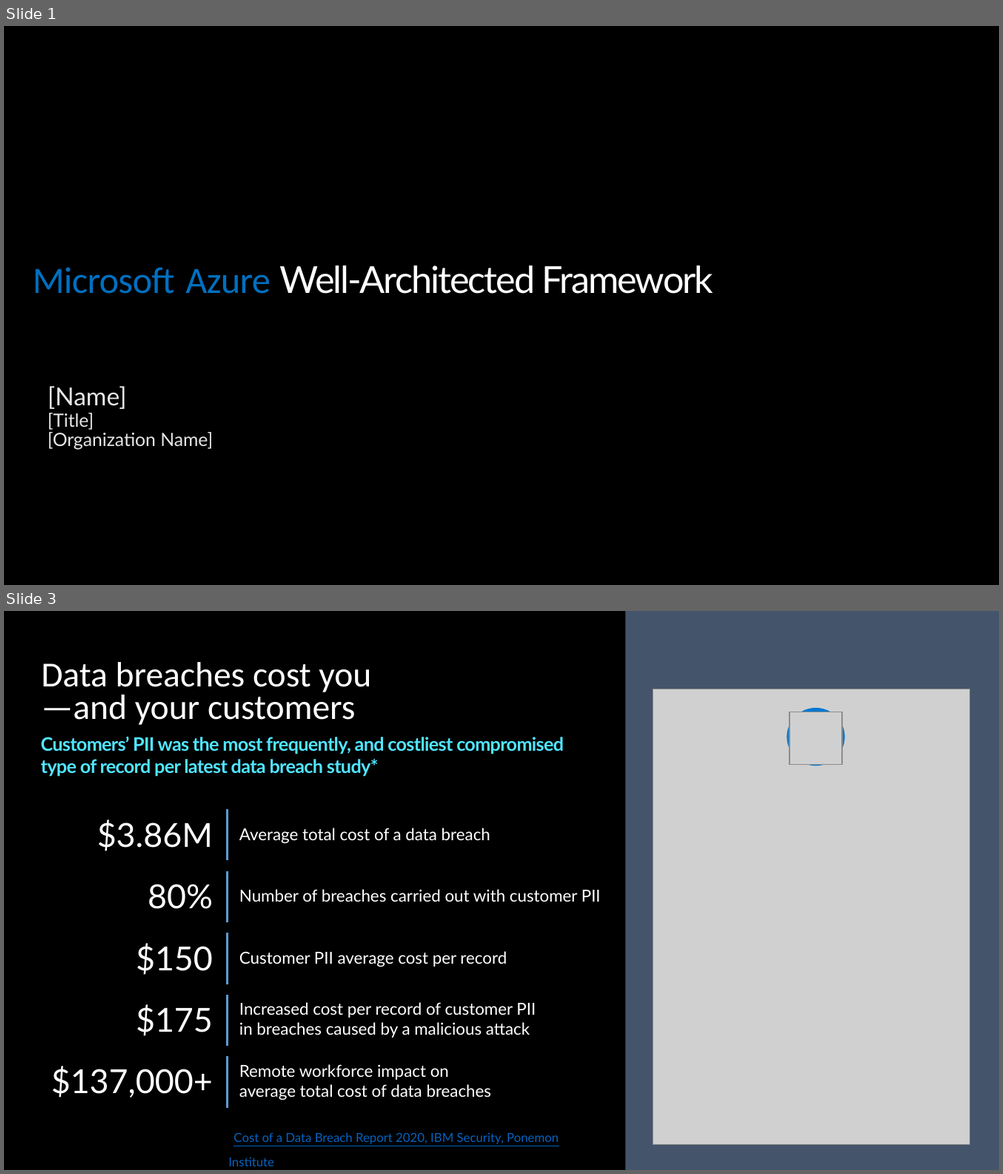
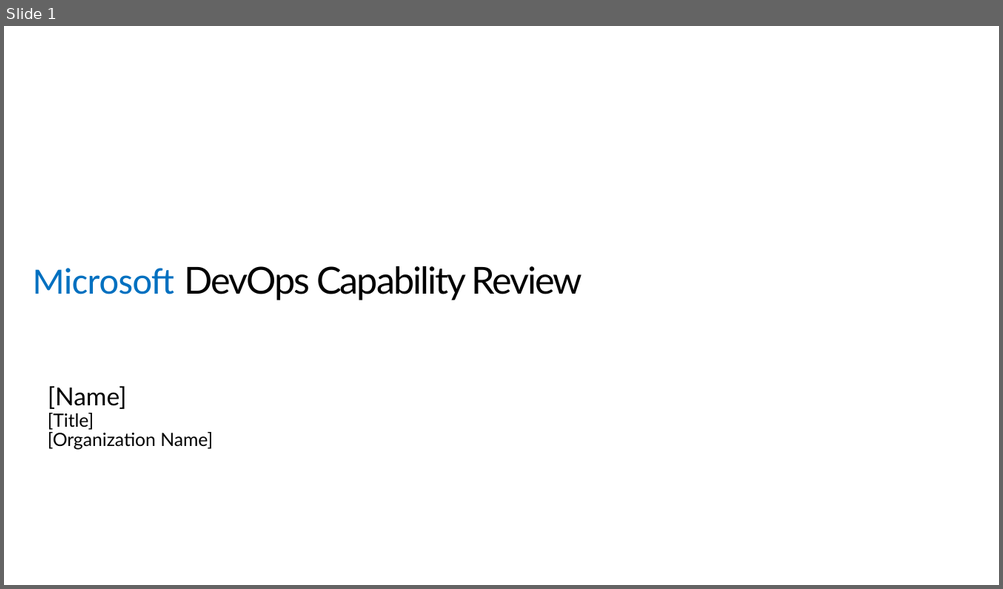
Before and after one commit to Azure/WellArchitected-Tools, a slide deck: WARP/devops/PnP_PowerPointReport_Template.pptx. Shown one above the other, each under a label of ours: slides 1 and 3 before the commit, slide 1 after it; the slides between them are not shown. The pictures are 1003x1174 and 1003x589 pixels, drawn with LibreOffice and Linux fonts; fonts in the diff are those of the drawing; grey boxes stand for pictures. Boxes give left, top, right and bottom in pixels: in the first picture for what was removed or moved away, otherwise in the second. Text is boxed around its words. In the diff, an @@ line names an element or a change of style, - is before the commit and + after.

```diff
--- a/WARP/devops/PnP_PowerPointReport_Template.pptx
+++ b/WARP/devops/PnP_PowerPointReport_Template.pptx
@@ slide 3 removed at (x1=4, y1=611, x2=999, y2=1170), background #000000 @@
@@ rectangle removed at (x1=626, y1=611, x2=999, y2=1170) @@
@@ title removed at (x1=41, y1=662, x2=371, y2=725) @@
-Data breaches cost you
-—and your customers
@@ picture removed at (x1=653, y1=689, x2=970, y2=1145) @@
@@ ellipse removed at (x1=787, y1=708, x2=845, y2=766) @@
@@ picture removed at (x1=790, y1=712, x2=842, y2=765) @@
@@ text removed at (x1=41, y1=736, x2=563, y2=777) @@
-Customers’ PII was the most frequently, and costliest compromised type of record per latest data breach study*
@@ line removed from (227, 809) to (227, 861) @@
@@ text removed at (x1=97, y1=820, x2=213, y2=851) @@
-$3.86M
@@ text removed at (x1=239, y1=828, x2=490, y2=843) @@
-Average total cost of a data breach
@@ line removed from (227, 871) to (227, 923) @@
@@ text removed at (x1=148, y1=884, x2=213, y2=909) @@
-80%
@@ text removed at (x1=239, y1=889, x2=600, y2=902) @@
-Number of breaches carried out with customer PII
@@ text removed at (x1=136, y1=943, x2=213, y2=975) @@
-$150
@@ line removed from (227, 934) to (227, 985) @@
@@ text removed at (x1=239, y1=951, x2=506, y2=967) @@
-Customer PII average cost per record
@@ text removed at (x1=136, y1=1005, x2=213, y2=1037) @@
-$175
@@ line removed from (227, 995) to (227, 1047) @@
@@ text removed at (x1=239, y1=1002, x2=535, y2=1038) @@
-Increased cost per record of customer PII in breaches caused by a malicious attack
@@ text removed at (x1=51, y1=1066, x2=213, y2=1098) @@
-$137,000+
@@ line removed from (227, 1057) to (227, 1109) @@
@@ text removed at (x1=239, y1=1065, x2=492, y2=1100) @@
-Remote workforce impact on average total cost of data breaches
@@ text removed at (x1=228, y1=1133, x2=558, y2=1167) @@
-*Cost of a Data Breach Report 2020, IBM Security, Ponemon Institute.
@@ slide 1 changed as well @@
@@ background #000000 to #FFFFFF @@
@@ title at (x1=33, y1=266, x2=583, y2=301): text changed; text colour #FFFFFF to #000000 @@
-Microsoft Azure Well-Architected Framework
+Microsoft DevOps Capability Review
@@ text "[Name]" at (x1=48, y1=386, x2=213, y2=450): text colour #E7E6E6 to #000000 @@
```
Also in this commit, not shown: 3 other slides changed, 10 slides added, 5 other slides removed.
